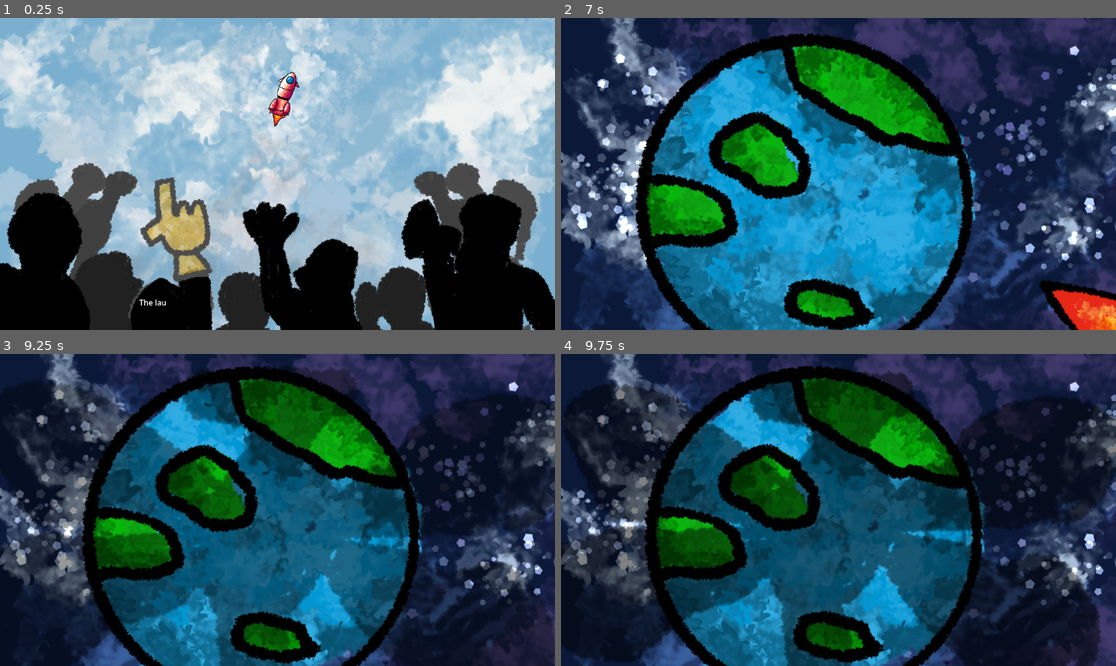
Above: before the commit, frames 1-4 (two rows, left to right).
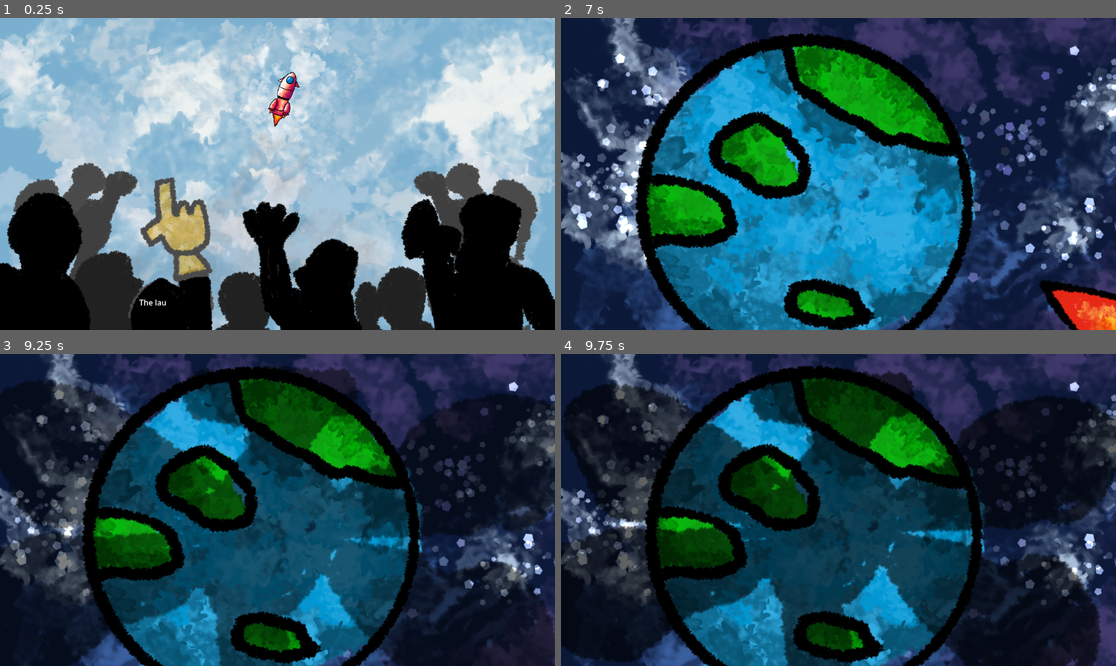
Above: after the commit, the same moments.

Repository: Dzadafa/Gamejam
Game: Godot game, scene res://scenes/cutscenes/intro.tscn
Same seed, same stepped clock (60 frames per second), same inputs: the game is played once before the commit and once after it. This scene is started directly instead of the project's main scene. The engine's default icon, where the game draws it, is replaced by a stand-in: a white triangle on a blue panel in a dark square.
Inputs (mouse positions are in pixels of both pictures, inside the frame that each line leads up to):
- Up to frame 1 (0.25 s): no input
- Up to frame 2 (7 s): move the mouse to (960, 158) at 0.52 s; hold Right (ui_right) 0.53-1.28 s; right-click (960, 158) at 0.6 s; move the mouse to (727, 189) at 1.27 s; hold Down (ui_down) 1.28-2.03 s; click (727, 189) at 1.35 s; move the mouse to (894, 105) at 2.02 s; hold Right (ui_right) 2.03-2.78 s; right-click (894, 105) at 2.1 s; move the mouse to (810, 236) at 2.77 s; hold Up (ui_up) 2.78-3.53 s; click (810, 236) at 2.85 s; move the mouse to (1005, 220) at 3.52 s; hold Left (ui_left) 3.53-5.03 s; right-click (1005, 220) at 3.6 s; move the mouse to (672, 127) at 4.27 s; click (672, 127) at 4.35 s; move the mouse to (866, 174) at 5.02 s; hold Down (ui_down) 5.03-5.78 s; right-click (866, 174) at 5.1 s; move the mouse to (755, 96) at 5.77 s; hold Right (ui_right) 5.78-6.53 s; click (755, 96) at 5.85 s; move the mouse to (960, 158) at 6.52 s; hold Up (ui_up) from 6.53 s (still down); right-click (960, 158) at 6.6 s
- Up to frame 3 (9.25 s): move the mouse to (166, 525) at 7.27 s; release Up (ui_up) at 7.28 s; hold Right (ui_right) 7.28-8.03 s; click (166, 525) at 7.35 s; move the mouse to (333, 441) at 8.02 s; hold Down (ui_down) 8.03-8.78 s; right-click (333, 441) at 8.1 s; move the mouse to (249, 572) at 8.77 s; hold Left (ui_left) from 8.78 s (still down); click (249, 572) at 8.85 s
- Up to frame 4 (9.75 s): move the mouse to (1005, 556) at 9.52 s; release Left (ui_left) at 9.53 s; hold Up (ui_up) from 9.53 s (still down); right-click (1005, 556) at 9.6 s

Frames 1-2 are identical in both runs. In frame 3, 0.6% of the frame differs, in the area x 2-100%, y 11-78%; in frame 4, 11%, in the area x 1-100%, y 11-100%.

Commit message:
checkpoint, scene 4 done

Diff:
--- a/scenes/cutscenes/intro.tscn
+++ b/scenes/cutscenes/intro.tscn
@@ -11,6 +11,9 @@
 [ext_resource type="Texture2D" uid="uid://ydonwo2exjha" path="res://assets/cutscenes/earth_type_shit.png" id="9_fcqgi"]
 [ext_resource type="Texture2D" uid="uid://cuu4b0vqe5j6n" path="res://assets/cutscenes/rocket_scene2.png" id="10_jawte"]
 [ext_resource type="Texture2D" uid="uid://cu1fh22qxtnhs" path="res://assets/cutscenes/dragonfly.png" id="11_fcqgi"]
+[ext_resource type="Texture2D" uid="uid://bgriut6h4lpgr" path="res://assets/cutscenes/bg/unknwon_space.png" id="12_xb6c1"]
+[ext_resource type="Texture2D" uid="uid://cj1m5mvjk8fv6" path="res://assets/cutscenes/planet_unknown.png" id="13_2yqj3"]
+[ext_resource type="Texture2D" uid="uid://b6k1v8y4axm4" path="res://assets/cutscenes/text_unknown.png" id="14_2yqj3"]
 
 [sub_resource type="LabelSettings" id="LabelSettings_mq02j"]
 outline_size = 5
@@ -314,10 +317,82 @@
 "update": 1,
 "values": [false]
 }
+tracks/24/type = "value"
+tracks/24/imported = false
+tracks/24/enabled = true
+tracks/24/path = NodePath("scene4:visible")
+tracks/24/interp = 1
+tracks/24/loop_wrap = true
+tracks/24/keys = {
+"times": PackedFloat32Array(0),
+"transitions": PackedFloat32Array(1),
+"update": 1,
+"values": [false]
+}
+tracks/25/type = "value"
+tracks/25/imported = false
+tracks/25/enabled = true
+tracks/25/path = NodePath("scene4/PlanetUnknown:position")
+tracks/25/interp = 1
+tracks/25/loop_wrap = true
+tracks/25/keys = {
+"times": PackedFloat32Array(0),
+"transitions": PackedFloat32Array(1),
+"update": 0,
+"values": [Vector2(563.065, 324.065)]
+}
+tracks/26/type = "value"
+tracks/26/imported = false
+tracks/26/enabled = true
+tracks/26/path = NodePath("scene4/PlanetUnknown:rotation")
+tracks/26/interp = 1
+tracks/26/loop_wrap = true
+tracks/26/keys = {
+"times": PackedFloat32Array(0),
+"transitions": PackedFloat32Array(1),
+"update": 0,
+"values": [0.0]
+}
+tracks/27/type = "value"
+tracks/27/imported = false
+tracks/27/enabled = true
+tracks/27/path = NodePath("scene4/Rocket:position")
+tracks/27/interp = 1
+tracks/27/loop_wrap = true
+tracks/27/keys = {
+"times": PackedFloat32Array(0),
+"transitions": PackedFloat32Array(1),
+"update": 0,
+"values": [Vector2(873.00006, 642)]
+}
+tracks/28/type = "value"
+tracks/28/imported = false
+tracks/28/enabled = true
+tracks/28/path = NodePath("scene4/Rocket:rotation")
+tracks/28/interp = 1
+tracks/28/loop_wrap = true
+tracks/28/keys = {
+"times": PackedFloat32Array(0),
+"transitions": PackedFloat32Array(1),
+"update": 0,
+"values": [0.0]
+}
+tracks/29/type = "value"
+tracks/29/imported = false
+tracks/29/enabled = true
+tracks/29/path = NodePath("scene4/TextUnknown:modulate")
+tracks/29/interp = 1
+tracks/29/loop_wrap = true
+tracks/29/keys = {
+"times": PackedFloat32Array(0),
+"transitions": PackedFloat32Array(1),
+"update": 0,
+"values": [Color(1, 1, 1, 0)]
+}
 
 [sub_resource type="Animation" id="Animation_e8mld"]
 resource_name = "scene1"
-length = 15.0
+length = 20.0
 step = 0.05
 tracks/0/type = "value"
 tracks/0/imported = false
@@ -545,7 +620,7 @@
 "times": PackedFloat32Array(7, 10),
 "transitions": PackedFloat32Array(1, 1),
 "update": 0,
-"values": [Color(1, 1, 1, 0), Color(1, 1, 1, 0.5411765)]
+"values": [Color(1, 1, 1, 0), Color(1, 1, 1, 0.6784314)]
 }
 tracks/19/type = "value"
 tracks/19/imported = false
@@ -602,10 +677,82 @@
 tracks/23/interp = 1
 tracks/23/loop_wrap = true
 tracks/23/keys = {
-"times": PackedFloat32Array(5.05, 10),
-"transitions": PackedFloat32Array(1, 1),
+"times": PackedFloat32Array(5.05, 10, 12),
+"transitions": PackedFloat32Array(1, 1, 1),
 "update": 1,
-"values": [false, true]
+"values": [false, true, false]
+}
+tracks/24/type = "value"
+tracks/24/imported = false
+tracks/24/enabled = true
+tracks/24/path = NodePath("scene4:visible")
+tracks/24/interp = 1
+tracks/24/loop_wrap = true
+tracks/24/keys = {
+"times": PackedFloat32Array(11.75, 12, 15),
+"transitions": PackedFloat32Array(1, 1, 1),
+"update": 1,
+"values": [false, true, false]
+}
+tracks/25/type = "value"
+tracks/25/imported = false
+tracks/25/enabled = true
+tracks/25/path = NodePath("scene4/PlanetUnknown:position")
+tracks/25/interp = 1
+tracks/25/loop_wrap = true
+tracks/25/keys = {
+"times": PackedFloat32Array(12, 15),
+"transitions": PackedFloat32Array(1, 1),
+"update": 0,
+"values": [Vector2(563.065, 324.065), Vector2(563.065, 324.065)]
+}
+tracks/26/type = "value"
+tracks/26/imported = false
+tracks/26/enabled = true
+tracks/26/path = NodePath("scene4/PlanetUnknown:rotation")
+tracks/26/interp = 1
+tracks/26/loop_wrap = true
+tracks/26/keys = {
+"times": PackedFloat32Array(12, 15),
+"transitions": PackedFloat32Array(1, 1),
+"update": 0,
+"values": [0.05235988, 0.0]
+}
+tracks/27/type = "value"
+tracks/27/imported = false
+tracks/27/enabled = true
+tracks/27/path = NodePath("scene4/Rocket:position")
+tracks/27/interp = 1
+tracks/27/loop_wrap = true
+tracks/27/keys = {
+"times": PackedFloat32Array(12, 15),
+"transitions": PackedFloat32Array(1, 1),
+"update": 0,
+"values": [Vector2(873.00006, 642), Vector2(893.00006, 617)]
+}
+tracks/28/type = "value"
+tracks/28/imported = false
+tracks/28/enabled = true
+tracks/28/path = NodePath("scene4/Rocket:rotation")
+tracks/28/interp = 1
+tracks/28/loop_wrap = true
+tracks/28/keys = {
+"times": PackedFloat32Array(12, 15),
+"transitions": PackedFloat32Array(1, 1),
+"update": 0,
+"values": [0.0, 0.0]
+}
+tracks/29/type = "value"
+tracks/29/imported = false
+tracks/29/enabled = true
+tracks/29/path = NodePath("scene4/TextUnknown:modulate")
+tracks/29/interp = 1
+tracks/29/loop_wrap = true
+tracks/29/keys = {
+"times": PackedFloat32Array(12, 13.45),
+"transitions": PackedFloat32Array(1, 1),
+"update": 0,
+"values": [Color(1, 1, 1, 0), Color(1, 1, 1, 1)]
 }
 
 [sub_resource type="AnimationLibrary" id="AnimationLibrary_8ryfb"]
@@ -729,6 +876,32 @@
 text = "135+ Years Earth Time"
 label_settings = SubResource("LabelSettings_jawte")
 
+[node name="scene4" type="Node2D" parent="." unique_id=404664537]
+visible = false
+
+[node name="UnknwonSpace" type="Sprite2D" parent="scene4" unique_id=2055238384]
+position = Vector2(563.065, 324.065)
+scale = Vector2(0.6504541, 0.6504541)
+texture = ExtResource("12_xb6c1")
+
+[node name="PlanetUnknown" type="Sprite2D" parent="scene4" unique_id=484216309]
+position = Vector2(563.065, 324.065)
+scale = Vector2(0.6504541, 0.6504541)
+texture = ExtResource("13_2yqj3")
+
+[node name="Rocket" type="Sprite2D" parent="scene4" unique_id=647002541]
+position = Vector2(873.00006, 642)
+scale = Vector2(0.08478363, 0.08478363)
+texture = ExtResource("7_xb6c1")
+
+[node name="TextUnknown" type="Sprite2D" parent="scene4" unique_id=196895495]
+modulate = Color(1, 1, 1, 0)
+position = Vector2(539.00006, 341.00003)
+scale = Vector2(0.5388889, 0.5388889)
+texture = ExtResource("14_2yqj3")
+
+[node name="scene5" type="Node2D" parent="." unique_id=1824273831]
+
 [node name="AnimationPlayer" type="AnimationPlayer" parent="." unique_id=342491239]
 libraries/ = SubResource("AnimationLibrary_8ryfb")
 
Binary file added: assets/cutscenes/pod/body.png
Not shown, added: assets/cutscenes/pod/body.png.import
Binary file added: assets/cutscenes/pod/foot.png
Not shown, added: assets/cutscenes/pod/foot.png.import
Binary file added: assets/cutscenes/pod/left_shi.png
Not shown, added: assets/cutscenes/pod/left_shi.png.import
Binary file added: assets/cutscenes/pod/right_shi.png
Not shown, added: assets/cutscenes/pod/right_shi.png.import
Binary file added: assets/rock1.png
Not shown, added: assets/rock1.png.import
Binary file added: assets/rock2.png
Not shown, added: assets/rock2.png.import
